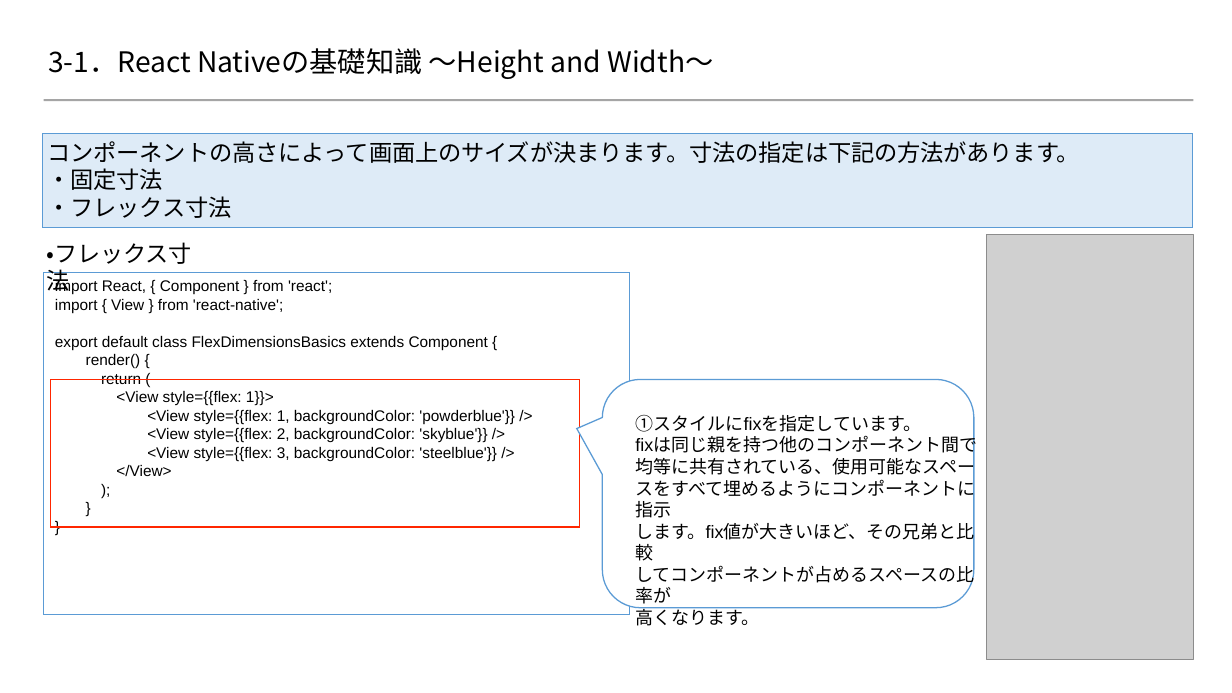
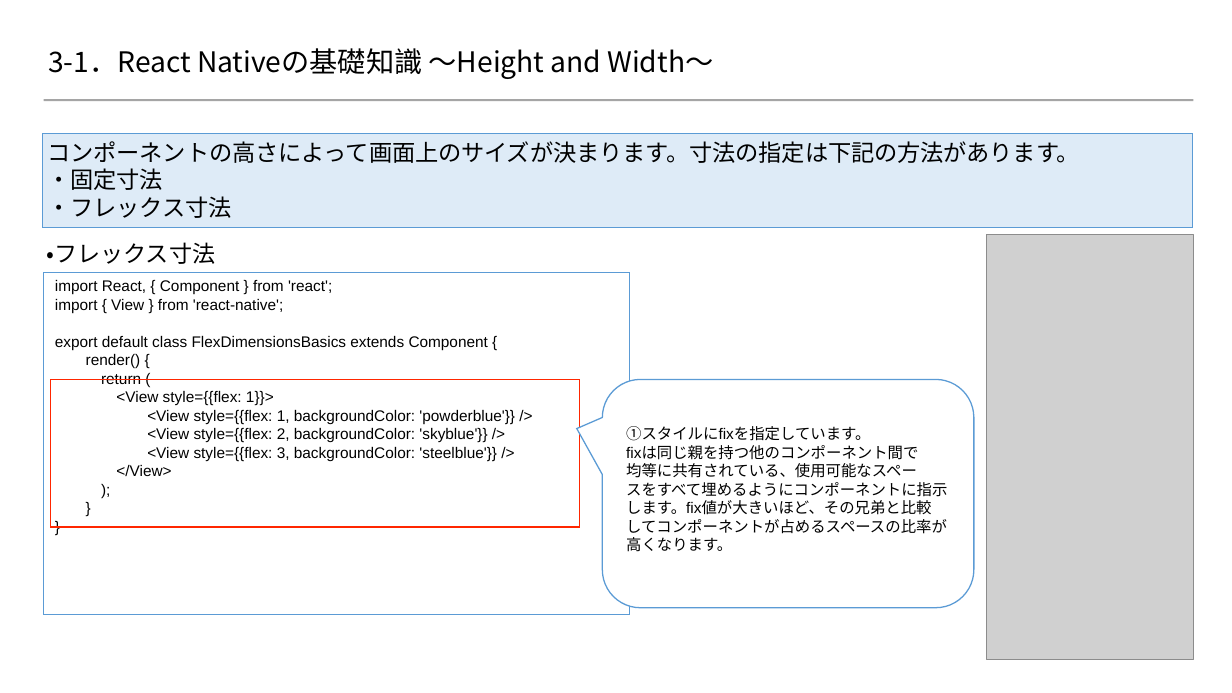
Before and after one commit to 2018SYSTEMI34/diary, a slide deck: slide 5 of doc/02_SlideShare/01.ネタ/３_ReactNative基礎知識/react-native.pptx. Drawn at 1232x693 pixels with LibreOffice and Linux fonts; fonts in the diff are those of the drawing; grey boxes stand for pictures; background and template pictures are left out. Boxes give left, top, right and bottom in pixels: in the first picture for what was removed or moved away, otherwise in the second. Text is boxed around its words. In the diff, an @@ line names an element or a change of style, - is before the commit and + after.

Commit message:
ReactNative基礎知識_追加ページ２
ReactNative基礎知識_追加ページ２

```diff
--- a/doc/02_SlideShare/01.ネタ/３_ReactNative基礎知識/react-native.pptx
+++ b/doc/02_SlideShare/01.ネタ/３_ReactNative基礎知識/react-native.pptx
@@ text "・フレックス寸法" rewrapped from bbox=[46, 242, 192, 291] to bbox=[46, 242, 215, 264] @@
@@ text "①スタイルにfixを指定しています。": place and size @@
-text "①スタイルにfixを指定しています。" at bbox=[635, 415, 977, 608]
+text "①スタイルにfixを指定しています。" at bbox=[626, 426, 947, 552]
@@ text "①スタイルにfixを指定しています。" at bbox=[626, 426, 947, 552]: size 14 to 12 pt @@
```
Also in this commit, not shown: 6 other slides changed, 3 slides added.
